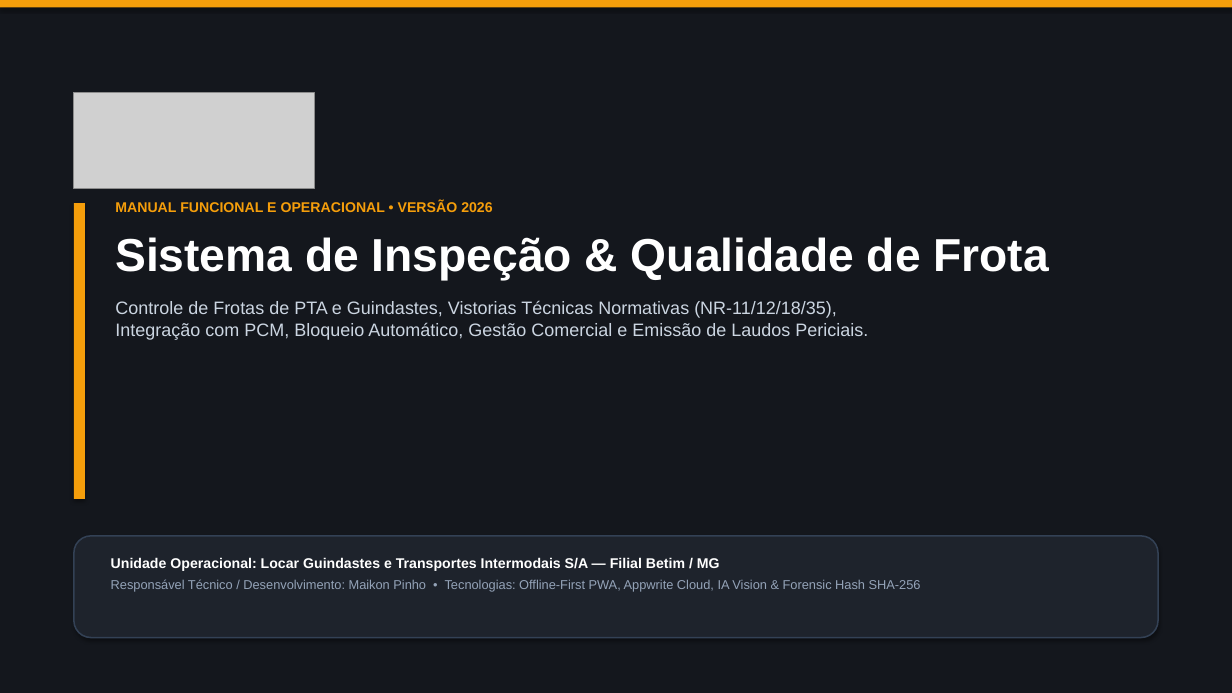
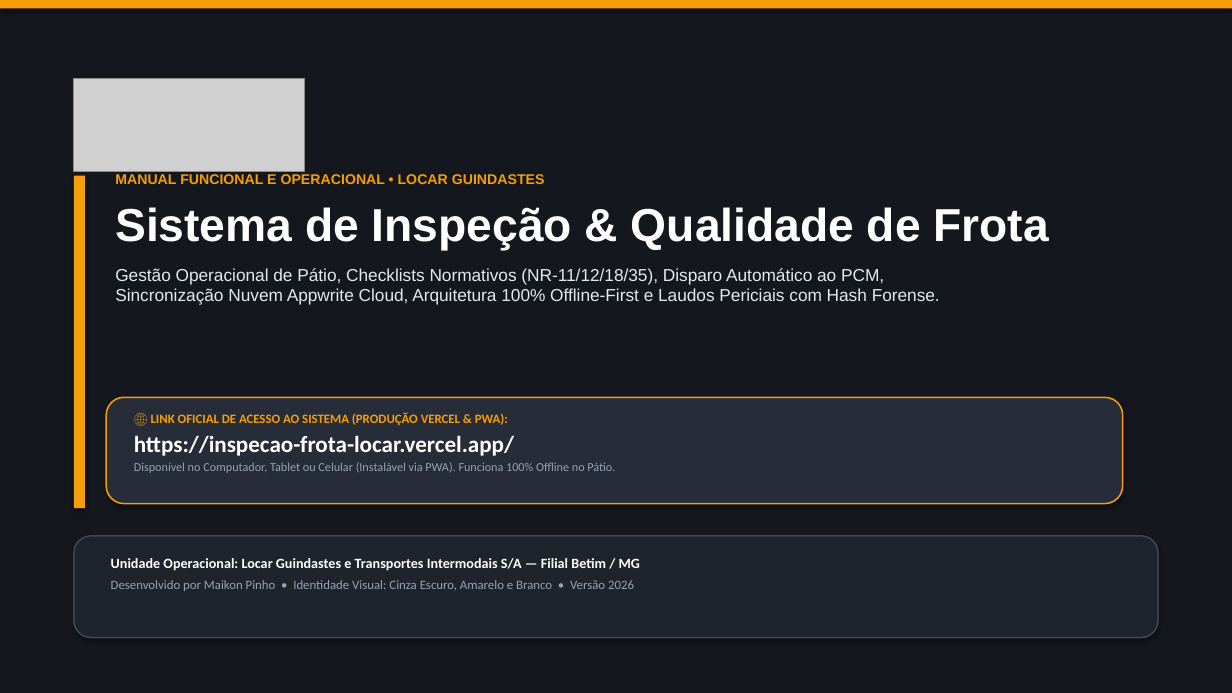
Before and after one commit to maikongsp/inspecao-frota-locar, a slide deck: slide 1 of Funcional.pptx. Drawn at 1232x693 pixels with LibreOffice and Linux fonts; fonts in the diff are those of the drawing; grey boxes stand for pictures. Boxes give left, top, right and bottom in pixels: in the first picture for what was removed or moved away, otherwise in the second. Text is boxed around its words. In the diff, an @@ line names an element or a change of style, - is before the commit and + after.

Commit message:
docs: atualiza Funcional.pptx com cores oficiais, link de producao, operacao offline-first e screenshots

```diff
--- a/Funcional.pptx
+++ b/Funcional.pptx
@@ picture: place and size @@
-picture at [74,92,314,189]
+picture at [74,79,305,171]
@@ rectangle: place and size @@
-rectangle at [74,203,85,499]
+rectangle at [74,176,85,508]
@@ text "MANUAL FUNCIONAL E OPERACIONAL • ...": place and size @@
-text "MANUAL FUNCIONAL E OPERACIONAL • ..." at [115,201,1048,340]
+text "MANUAL FUNCIONAL E OPERACIONAL • ..." at [115,174,1048,305]
@@ text at [115,174,545,184]: text changed @@
-MANUAL FUNCIONAL E OPERACIONAL • VERSÃO 2026
+MANUAL FUNCIONAL E OPERACIONAL • LOCAR GUINDASTES
@@ text at [115,207,1048,251]: less space between paragraphs @@
@@ text at [115,268,940,305]: text changed; size 14 to 13.5 pt; text colour #CBD5E1 to #E2E8F0 @@
-Controle de Frotas de PTA e Guindastes, Vistorias Técnicas Normativas (NR-11/12/18/35),
-Integração com PCM, Bloqueio Automático, Gestão Comercial e Emissão de Laudos Periciais.
+Gestão Operacional de Pátio, Checklists Normativos (NR-11/12/18/35), Disparo Automático ao PCM,
+Sincronização Nuvem Appwrite Cloud, Arquitetura 100% Offline-First e Laudos Periciais com Hash Forense.
@@ rounded rectangle: place and size @@
-rounded rectangle at [74,536,1158,638]
+rounded rectangle at [106,397,1123,504]
@@ rounded rectangle at [106,397,1123,504]: fill #1E232C to #262C38; outline #334155 1.2 pt to #F59E0B 1.2 pt @@
@@ text added at [134,413,615,473], 9.5 pt, text #94A3B8, bold @@
+🌐 LINK OFICIAL DE ACESSO AO SISTEMA (PRODUÇÃO VERCEL & PWA):
+https://inspecao-frota-locar.vercel.app/
+Disponível no Computador, Tablet ou Celular (Instalável via PWA). Funciona 100% Offline no Pátio.
@@ rounded rectangle added at [74,536,1158,638], fill #1E232C, outline #3C4858 1.2 pt @@
@@ text at [111,558,640,571]: font Arial to Calibri in "Unidade Operacional: Locar Guindastes e Transportes Intermod ..." @@
@@ text at [111,580,634,591]: text changed; font Arial to Calibri @@
-Responsável Técnico / Desenvolvimento: Maikon Pinho • Tecnologias: Offline-First PWA, Appwrite Cloud, IA Vision & Forensic Hash SHA-256
+Desenvolvido por Maikon Pinho • Identidade Visual: Cinza Escuro, Amarelo e Branco • Versão 2026
```
Also in this commit, not shown: 4 other slides changed, 6 slides added, 5 slides removed, 4 other files.
